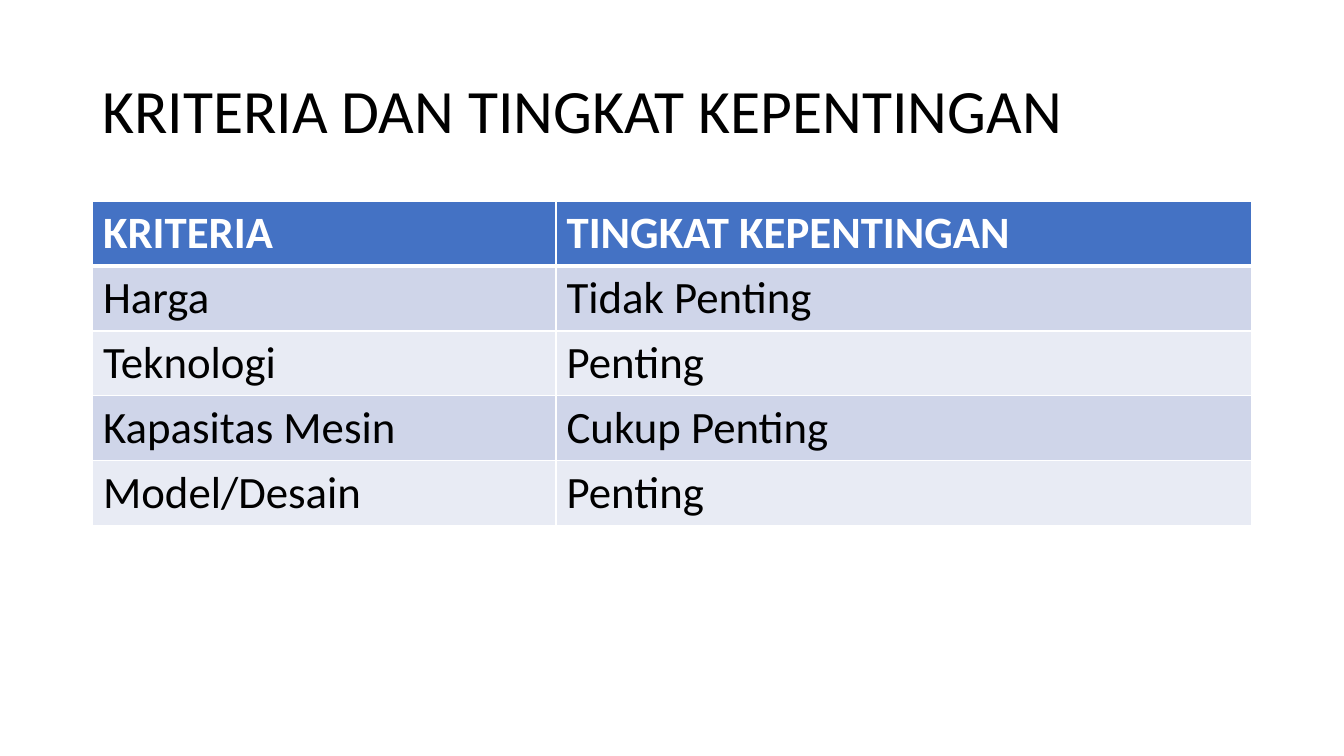
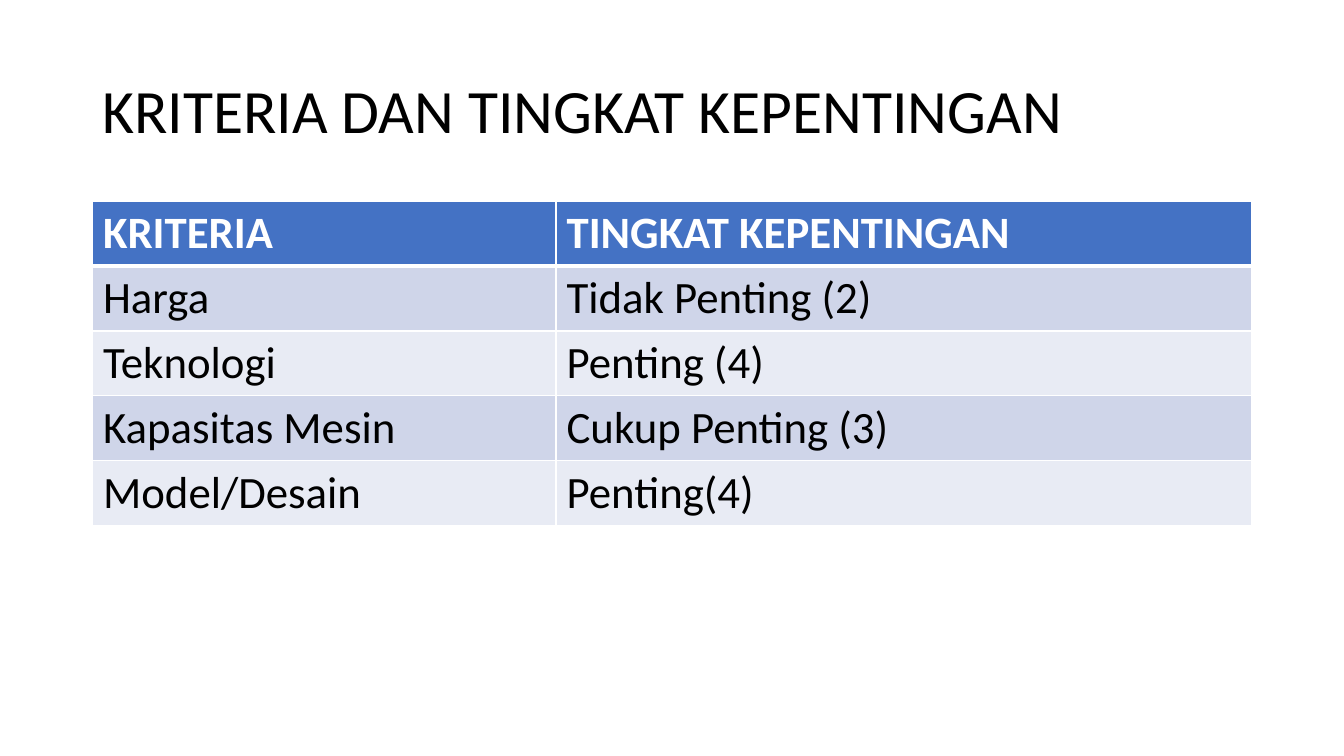
Before and after one commit to agungperdananto/SPK, a slide deck: slide 8 of d6538-sesi10-spk-weighted-product.pptx. Drawn at 1344x756 pixels with LibreOffice and Linux fonts; fonts in the diff are those of the drawing. Boxes give left, top, right and bottom in pixels: in the first picture for what was removed or moved away, otherwise in the second. Text is boxed around its words. In the diff, an @@ line names an element or a change of style, - is before the commit and + after.

```diff
--- a/d6538-sesi10-spk-weighted-product.pptx
+++ b/d6538-sesi10-spk-weighted-product.pptx
@@ table at [93,202,1252,521] @@
-row 2, column 2: Tidak Penting
+row 2, column 2: Tidak Penting (2)
-row 3, column 2: Penting
+row 3, column 2: Penting (4)
-row 4, column 2: Cukup Penting
+row 4, column 2: Cukup Penting (3)
-row 5, column 2: Penting
+row 5, column 2: Penting(4)
```
Also in this commit, not shown: 6 other files.
